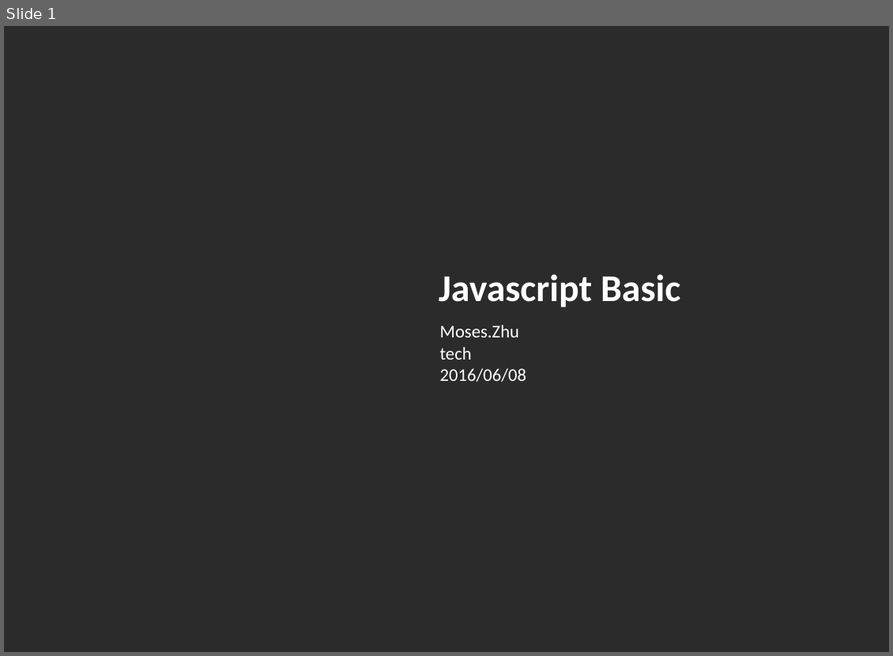
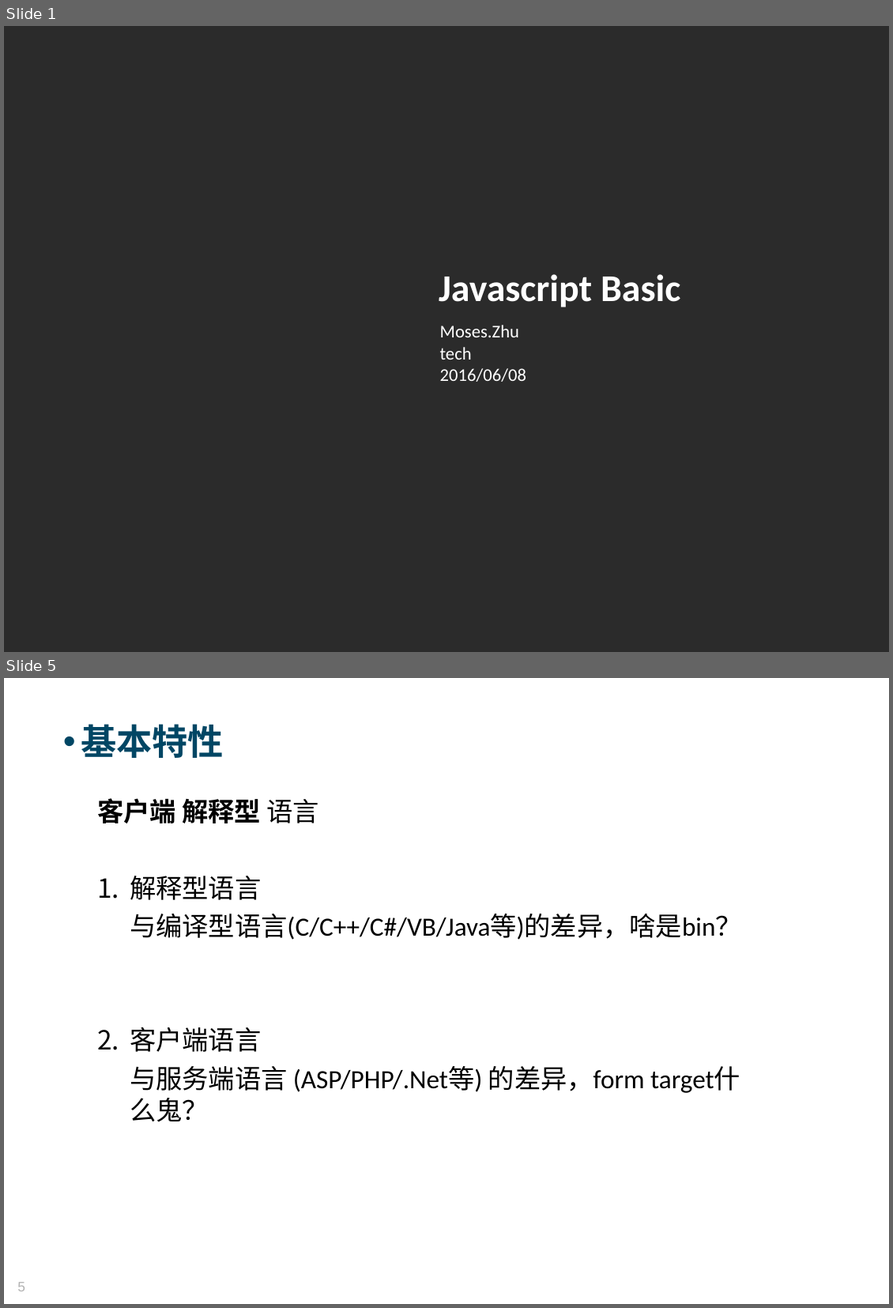
Before and after one commit to Moses824/Train-Javascript-Basic, a slide deck: Train_Javascript_Basic.ppt. Shown one above the other, each under a label of ours: slide 1 before the commit, slides 1 and 5 after it; the slides between them are not shown. The pictures are 893x656 and 893x1308 pixels, drawn with LibreOffice and Linux fonts; fonts in the diff are those of the drawing; background and template pictures are left out; a plain dark background stands for a picture behind light text. Boxes give left, top, right and bottom in pixels: in the first picture for what was removed or moved away, otherwise in the second. Text is boxed around its words. In the diff, an @@ line names an element or a change of style, - is before the commit and + after.

```diff
--- a/Train_Javascript_Basic.ppt
+++ b/Train_Javascript_Basic.ppt
@@ slide 5 added at (4,678,889,1304), background picture (left out) @@
@@ text added at (81,724,224,758), 34 pt, text #004664, bold @@
+• 基本特性
@@ text added at (97,798,742,1092), 25 pt, text #000000 @@
+客户端 解释型 语言
+1. 解释型语言
+与编译型语言(C/C++/C#/VB/Java等)的差异，啥是bin？
+2. 客户端语言
+与服务端语言 (ASP/PHP/.Net等) 的差异，form target什么鬼？
@@ page number added at (17,1282,25,1291), 13 pt, text #B2B2B2 @@
+5
```
Also in this commit, not shown: 17 other slides added, 2 slides removed.
